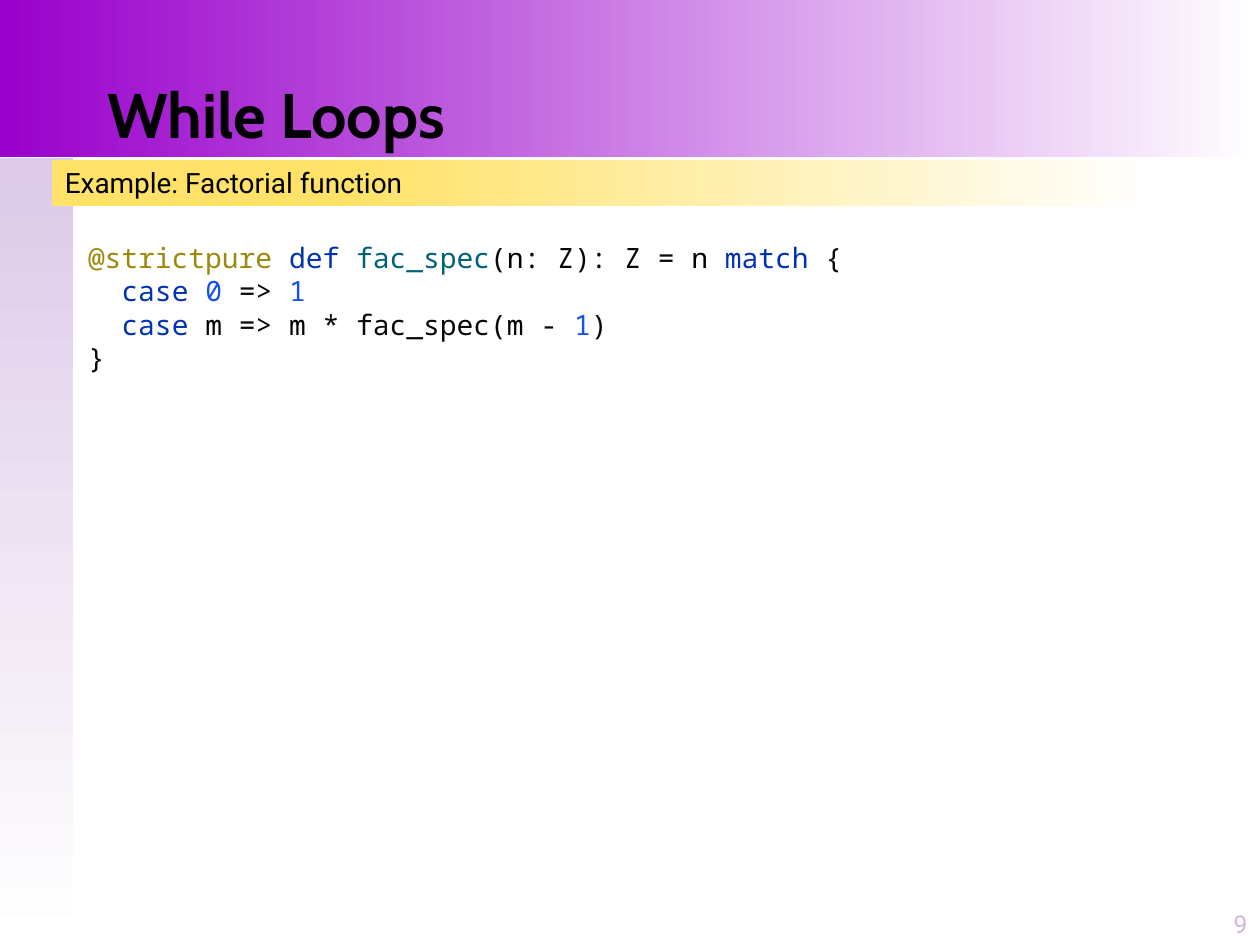
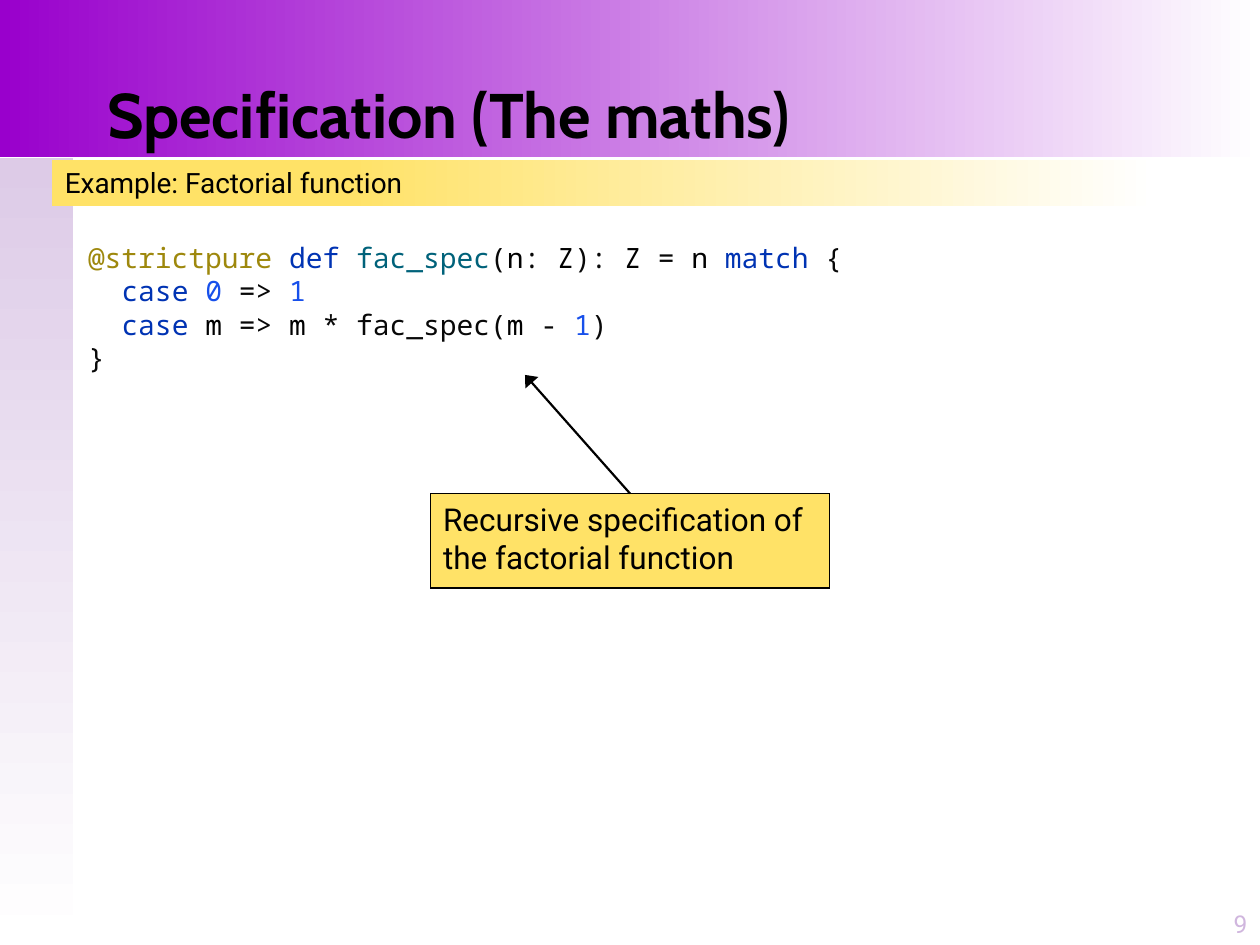
Before and after one commit to santoslab/stress24, a slide deck: slide 9 of slides/M-02-01-Loops-Invariants.pptx. Drawn at 1260x945 pixels with LibreOffice and Linux fonts; fonts in the diff are those of the drawing. Boxes give left, top, right and bottom in pixels: in the first picture for what was removed or moved away, otherwise in the second. Text is boxed around its words. In the diff, an @@ line names an element or a change of style, - is before the commit and + after.

Commit message:
Added Factorial; improved slides

```diff
--- a/slides/M-02-01-Loops-Invariants.pptx
+++ b/slides/M-02-01-Loops-Invariants.pptx
@@ title at bbox=[107, 85, 789, 153]: text changed @@
-While Loops
+Specification (The maths)
@@ arrow added from (630, 494) to (525, 375), #000000 1.25 pt @@
@@ rectangle added at bbox=[431, 494, 830, 588], fill #FFE267, outline #000000 0.75 pt, 18 pt, text #000000 @@
+Recursive specification of the factorial function
```
Also in this commit, not shown: 1 other slide changed, 2 other files.
